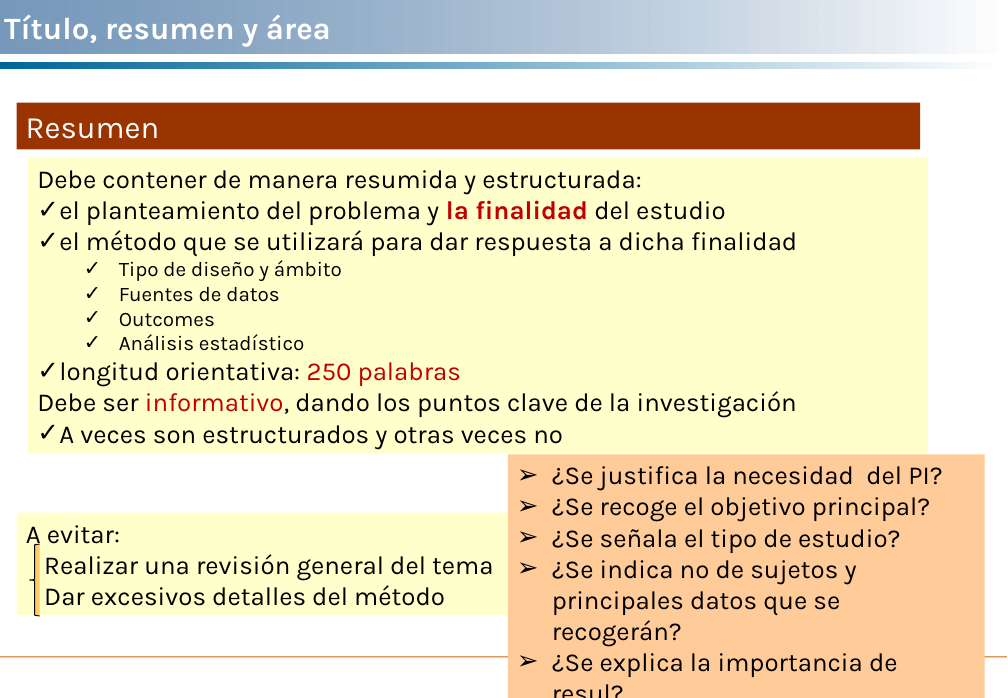
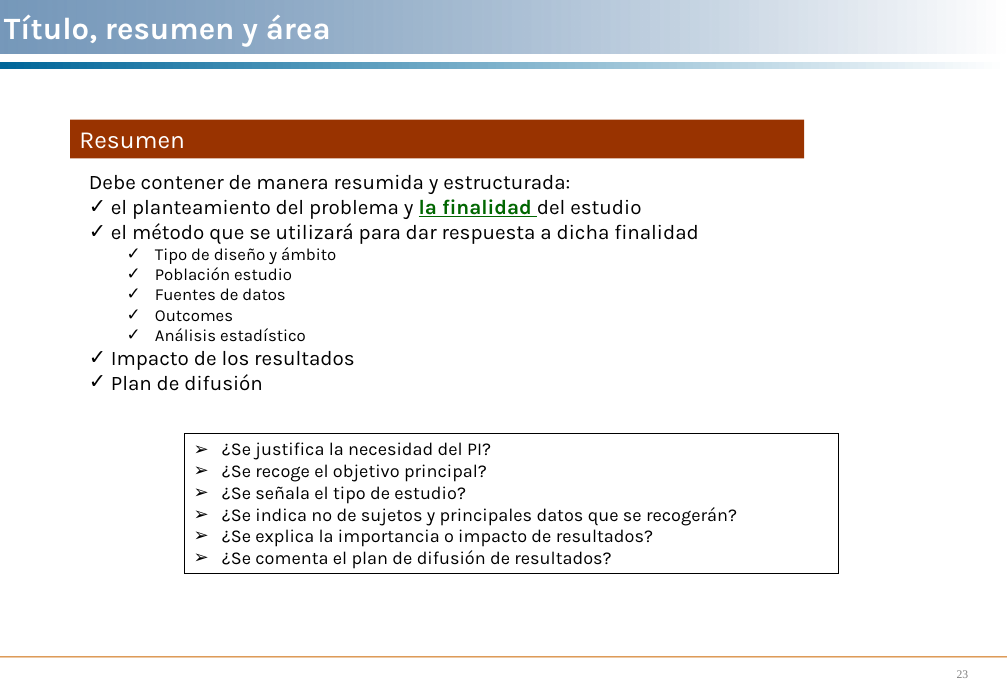
Before and after one commit to ibaitamayo/Taller_PI, a slide deck: slide 23 of Taller 3/Plan de trabajo, cronograma, impacto.ppt (slide 19 before the commit). Drawn at 1008x698 pixels with LibreOffice and Linux fonts; fonts in the diff are those of the drawing. Boxes give left, top, right and bottom in pixels: in the first picture for what was removed or moved away, otherwise in the second. Text is boxed around its words. In the diff, an @@ line names an element or a change of style, - is before the commit and + after.

```diff
--- a/Taller 3/Plan de trabajo, cronograma, impacto.ppt
+++ b/Taller 3/Plan de trabajo, cronograma, impacto.ppt
@@ rectangle "Resumen": place and size @@
-rectangle "Resumen" at bbox=[17, 102, 920, 149]
+rectangle "Resumen" at bbox=[71, 119, 804, 158]
@@ rectangle "Resumen" at bbox=[71, 119, 804, 158]: size 24 to 19 pt @@
@@ text "Debe contener de manera resumida ...": place and size @@
-text "Debe contener de manera resumida ..." at bbox=[28, 158, 927, 453]
+text "Debe contener de manera resumida ..." at bbox=[89, 175, 699, 391]
@@ text "Debe contener de manera resumida ..." at bbox=[89, 175, 699, 391]: fill #FFFFCC to none @@
@@ text at bbox=[89, 175, 699, 342]: size 20 to 16 pt in "Debe contener de manera resumida y estructurada:", "el planteamiento del problema y la finalidad ...", "el método que se utilizará para dar ..."; text colour #C00000 to #006600, underline on in "la finalidad"; size 16 to 13 pt in "Tipo de diseño y ámbito", "Fuentes de datos", "Outcomes", "Análisis estadístico"; indent changed @@
@@ text at bbox=[155, 267, 292, 280]: paragraph added @@
+  ✓ Población estudio
@@ text at bbox=[111, 351, 355, 391]: text changed; size 20 to 16 pt @@
-✓ longitud orientativa: 250 palabras
-Debe ser informativo, dando los puntos clave de la investigación
-✓ A veces son estructurados y otras veces no
+✓ Impacto de los resultados
+✓ Plan de difusión
@@ rectangle "¿Se justifica la necesidad del ...": place and size @@
-rectangle "¿Se justifica la necesidad del ..." at bbox=[508, 454, 985, 698]
+rectangle "¿Se justifica la necesidad del ..." at bbox=[184, 432, 838, 572]
@@ rectangle "¿Se justifica la necesidad del ..." at bbox=[184, 432, 838, 572]: fill #FFCC99 to #FFFFFF; outline none to #000000 0.74 pt @@
@@ text in rectangle at bbox=[222, 442, 737, 526]: size 20 to 14 pt in "¿Se justifica la necesidad del PI?", "¿Se recoge el objetivo principal?", "¿Se señala el tipo de estudio?", "¿Se indica nº de sujetos y principales ..."; indent changed @@
@@ rectangle removed at bbox=[17, 512, 527, 615] @@
-A evitar:
-Realizar una revisión general del tema
-Dar excesivos detalles del método
@@ text in rectangle at bbox=[222, 529, 653, 569]: text changed; size 20 to 14 pt @@
-➢ ¿Se explica la importancia de resul?
+➢ ¿Se explica la importancia o impacto de resultados?
+➢ ¿Se comenta el plan de difusión de resultados?
@@ freeform shape removed at bbox=[30, 544, 40, 616] @@
@@ page number added at bbox=[957, 670, 969, 678], 9 pt, text #808080 @@
+23
```
Also in this commit, not shown: 10 other slides changed, 11 slides added, 4 slides removed, 33 other files.
